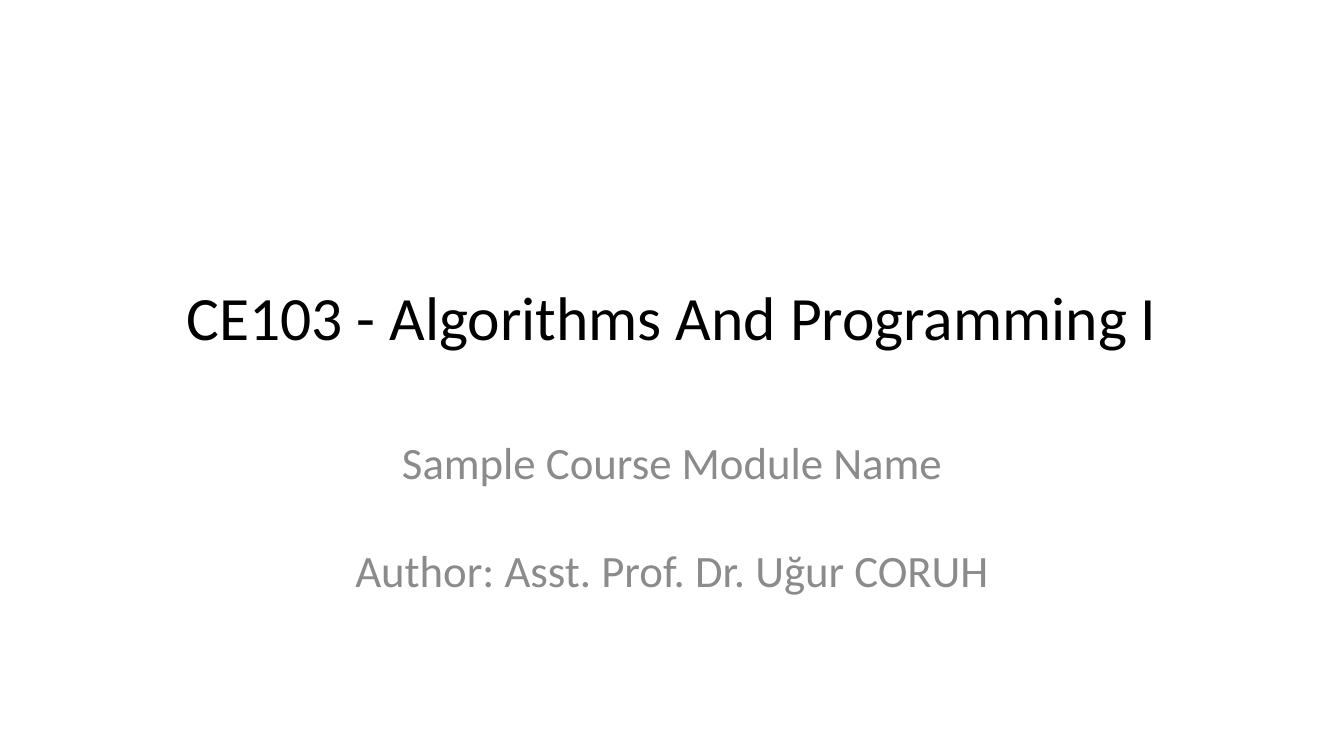
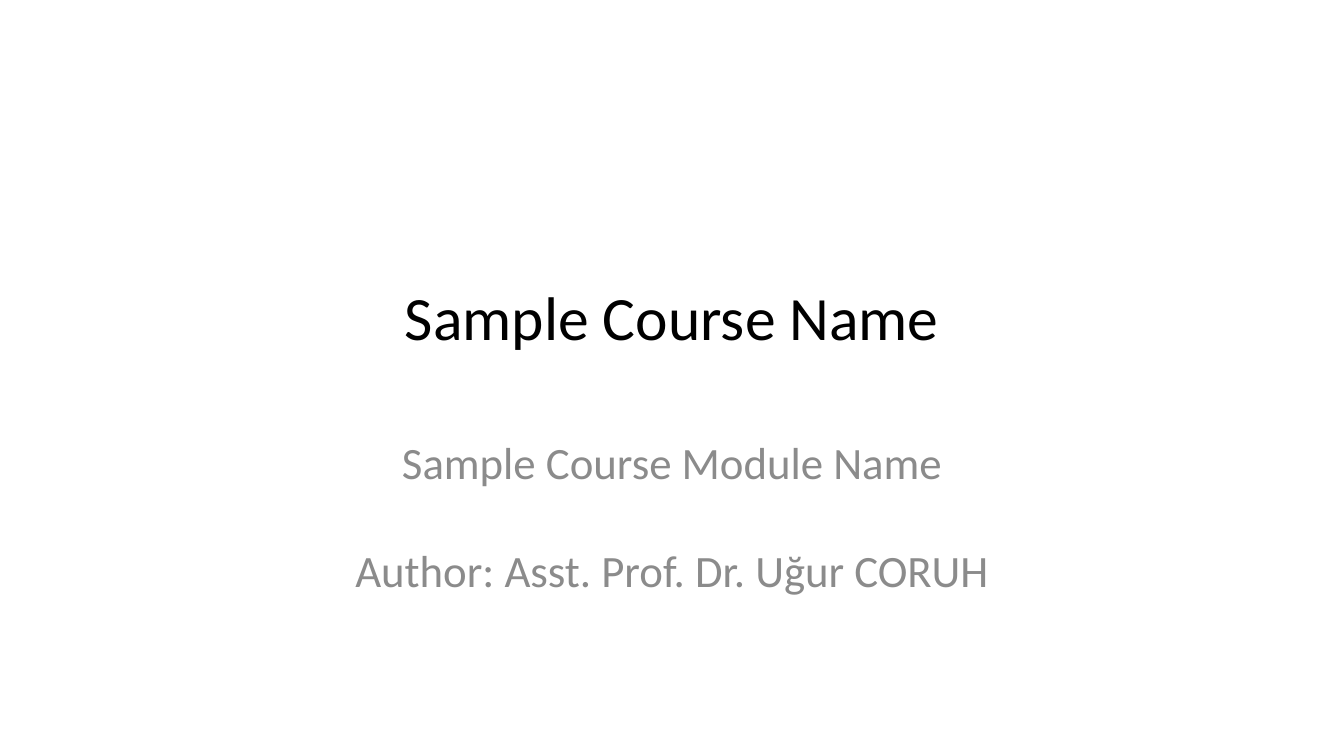
Before and after one commit to abdulsamed57/course-note-template, a slide deck: slide 1 of docs/week-2/week-2.en.md_word.pptx. Drawn at 1344x756 pixels with LibreOffice and Linux fonts; fonts in the diff are those of the drawing. Boxes give left, top, right and bottom in pixels: in the first picture for what was removed or moved away, otherwise in the second. Text is boxed around its words. In the diff, an @@ line names an element or a change of style, - is before the commit and + after.

```diff
--- a/docs/week-2/week-2.en.md_word.pptx
+++ b/docs/week-2/week-2.en.md_word.pptx
@@ title at bbox=[405, 297, 939, 350]: text changed @@
-CE103 - Algorithms And Programming I
+Sample Course Name
```
Also in this commit, not shown: 5 other slides changed, 1 slide added, 1 slide removed, 52 other files.
